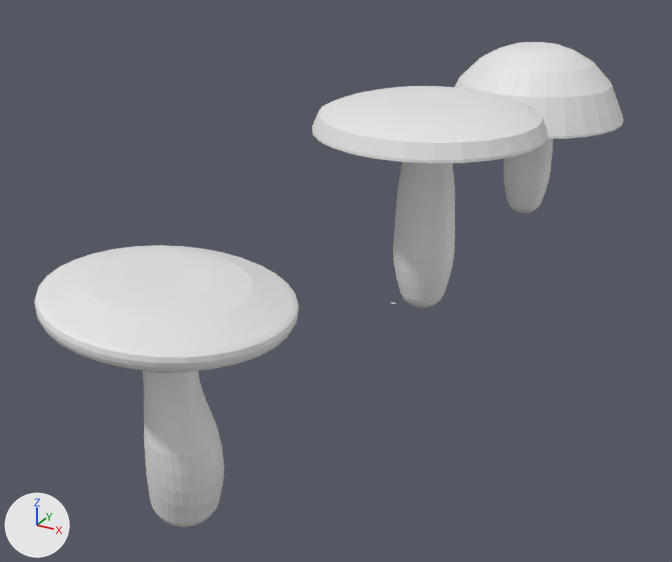
An edit to the FBX model ArtSourceFiles/3D/ENV_Mushroom01_Mesh.fbx, drawn before and after from the same camera.
The view is the same before and after, from a camera (50 mm lens) standing at (11.5, -13.7, 12.7) and looking at (-1.9, 10.6, 0.5). Arrows for +X, +Y and +Z are at lower left; the lights stay in place.
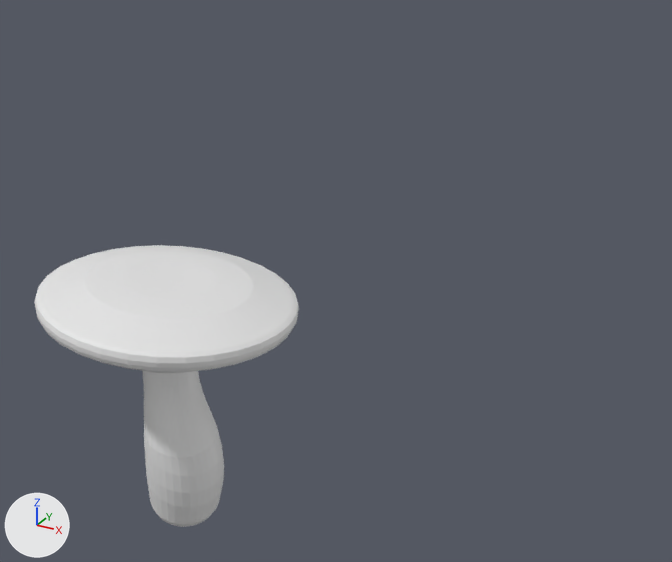
The edits, one by one:
Object 'Cylinder' (ob_cylinder) is deleted.
Object 'Cylinder.001' (ob_cylinder_001) is deleted.

Where the change shows, as pixel boxes (x1, y1, x2, y2) in the pictures (672 x 562 px):
'Cylinder', deleted: before (312, 86, 548, 308)
'Cylinder.001', deleted: before (455, 42, 624, 213)
